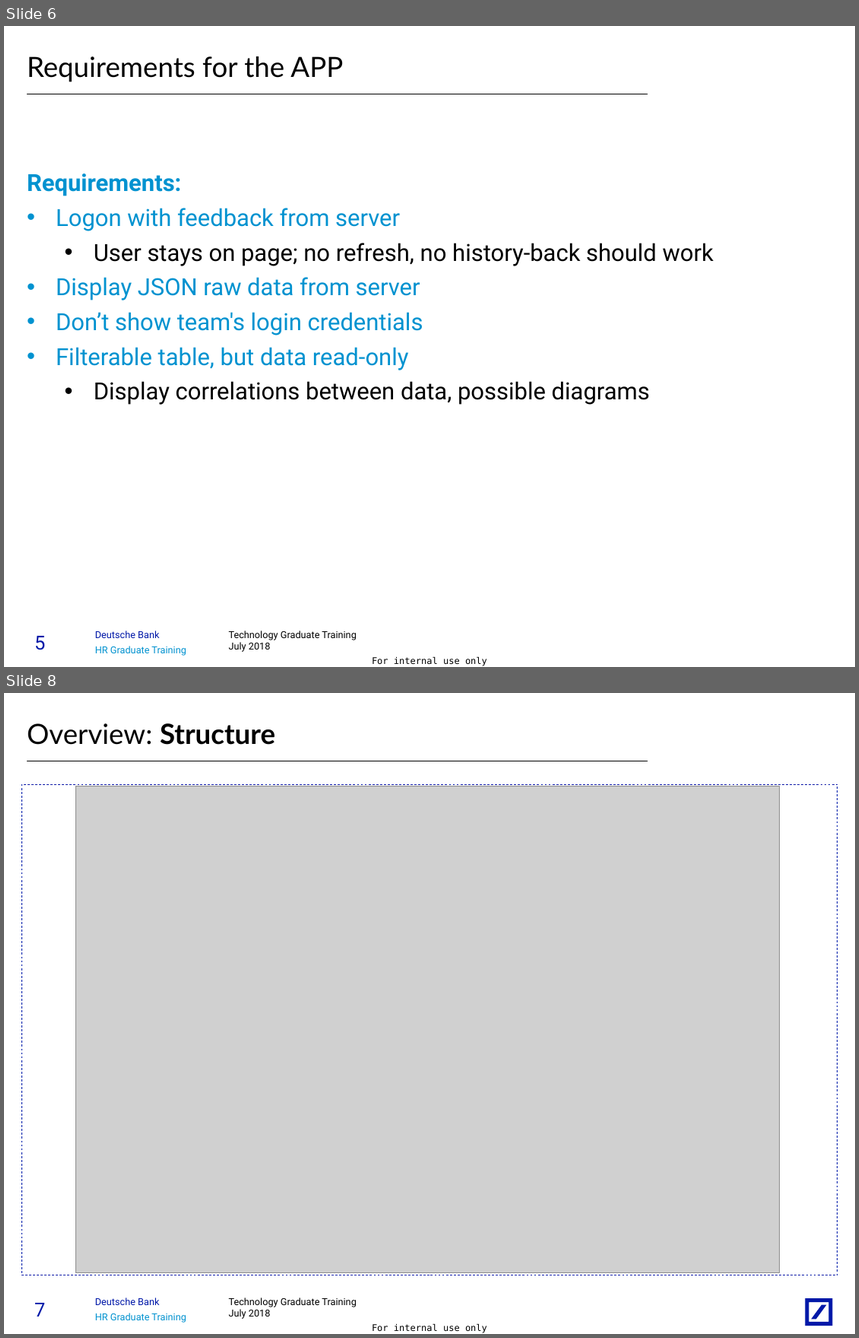
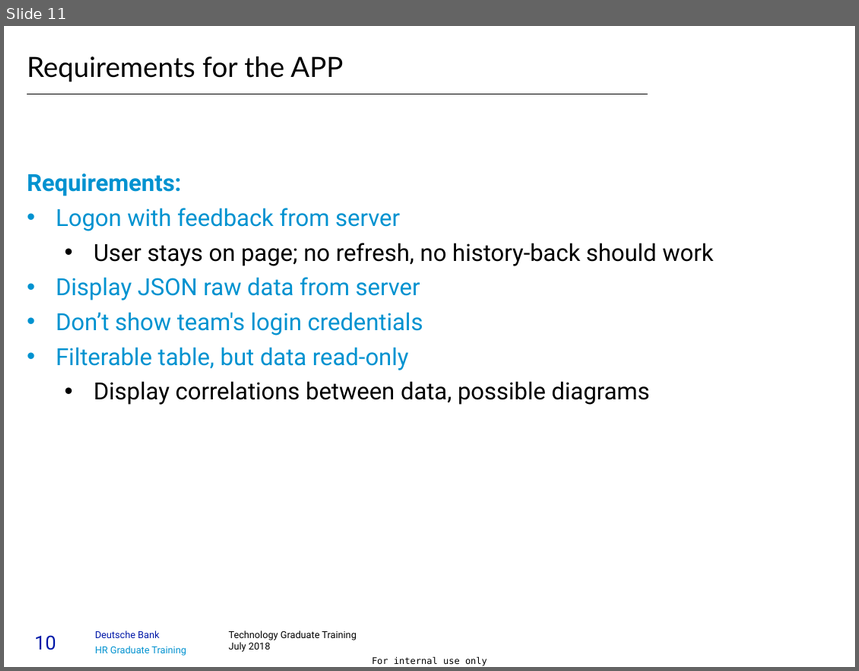
Before and after one commit to timurbaev1996/case_study, a slide deck: business/FinalPresentationGroupC1_1.pptx. Shown one above the other, each under a label of ours: slides 6 and 8 before the commit, slide 11 after it; the slides between them are not shown. The pictures are 859x1338 and 859x671 pixels, drawn with LibreOffice and Linux fonts; fonts in the diff are those of the drawing; grey boxes stand for pictures. Boxes give left, top, right and bottom in pixels: in the first picture for what was removed or moved away, otherwise in the second. Text is boxed around its words. In the diff, an @@ line names an element or a change of style, - is before the commit and + after.

```diff
--- a/business/FinalPresentationGroupC1_1.pptx
+++ b/business/FinalPresentationGroupC1_1.pptx
@@ slide 8 removed at [4,693,855,1334], background #FFFFFF; not listed: 4 template elements that a slide beside it also shows @@
@@ title removed at [27,723,275,745] @@
-Overview: Structure
@@ line removed from (27, 761) to (648, 761) @@
@@ rectangle removed at [21,784,838,1274] @@
@@ picture removed at [76,786,779,1273] @@
@@ page number removed at [34,1303,45,1316] @@
-7
@@ freeform shape removed at [806,1298,833,1325] @@
@@ what was slide 6 is now slide 11 @@
@@ page number at [34,635,56,650]: text changed @@
-5
+10
```
Also in this commit, not shown: 6 slides changed, 11 slides added, 1 other slide removed, 3 other files.
